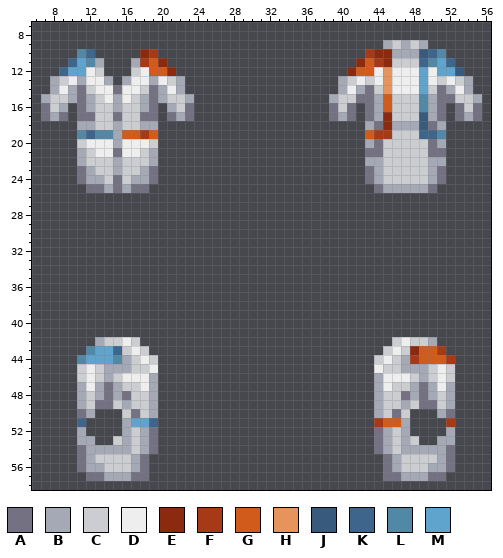
One commit to this pixel-art sprite: Resources/Textures/Clothing/OuterClothing/Coats/labcoat_senior_physician.rsi/equipped-OUTERCLOTHING.png. Above, as it was before the edit.
The file is 64x64 pixels. Shown: x 6..56, y 7..58.
Palette (. is transparent): A #747182  B #a5a9b6  C #cbcdd1  D #eeeeee  E #8c2a0f  F #a63a16  G #d15b1b  H #e6935c  J #385b7d  K #3e658c  L #5088a6  M #5fa4cc
Pixels before (only the part around the change), first column x 6:
 7 ...................................................
 8 ...................................................
 9 .......................................BCBCB.......
10 .....LK.....EF.......................FEEBBBJKL.....
11 ....KMLB...BFGE.....................EGFECCCKLMK....
12 ...KMMDC...CDGGE...................EGGDHDDDMDMMJ...
13 ..BCDBDDB.BDDBDCB.................BCDCDHDDDMDCDCB..
14 ..BDBACDDADDCABDB.................BDBACHDDDMCABDB..
15 .BCCBABCDBDCBABCCB...............BCCAABGCCCLBAACCB.
16 .ACB.ABCCBCCBA.BCA...............ACA.ABGCCCLBA.ACA.
17 .ABA.AACCACCAA.ABA...............ABA.ABECCCJBA.ABA.
18 .....BBCCBCCBB.......................BAEBBBJAB.....
19 .....LKLLBGGFG.......................GFFCCCKKL.....
20 .....CDDDBDDDC.......................BACCCCCAB.....
21 .....BCDDADDCB.......................AACCCCCAA.....
22 .....BCCCBCCCB.......................BBCCCCCBB.....
23 .....ABCCBCCBA.......................ABCCCCCBA.....
24 .....ABBCACBBA.......................ABCCCCCBA.....
25 ......AABABAA.........................ABBBBBA......
26 ...................................................
27 ...................................................
28 ...................................................
29 ...................................................
30 ...................................................
31 ...................................................
32 ...................................................
33 ...................................................
34 ...................................................
35 ...................................................
36 ...................................................
37 ...................................................
38 ...................................................
39 ...................................................
40 ...................................................
41 ...................................................
42 .......BCCDC............................CDCCB......
43 ......LMMKCDC..........................CDCEGGF.....
44 .....LMMMLBCDC........................CDCBFGGGF....
45 .....CDCBBBCCD........................DCCBBBCDC....
46 .....CDCBCDDDB........................BDDDCBCDC....
47 .....BDBABCCDB........................BDCCBABDB....
48 .....BCBABACCB........................BCCABABCB....
49 .....BCAACBCCB........................BCCBCAACB....
50 .....AB...CACB........................BCAC...BA....
51 .....K....BMMK........................FGGB....F....
52 .....B....BCBA........................ABCB....B....
53 .....BB..CBCBA........................ABCBC..BB....
54 .....ABBBBBCBA........................ABCBBBBBA....
55 .....ABCCCCBA..........................ABCCCCBA....
56 .....ABBCCCBA..........................ABCCCBBA....
57 ......AABBBAA..........................AABBBAA.....
Once edited:
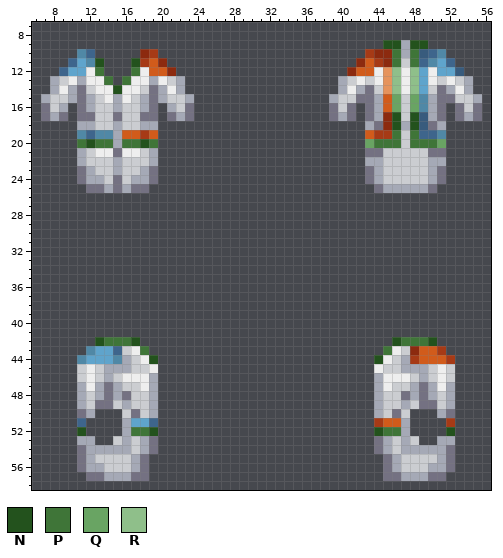
Colours new in this view: N #23521d  P #3f7538  Q #69a463  R #8fbf8a
Diff:
The author changed colour A to colour N in row 14 at x 15; in row 52 at x 19 and 44.
The author changed colour B to colour N in row 9 at x 45 and 49; in row 11 at x 13 and 17; in row 18 at x 46 and 48; in row 42 at x 13 and 50; in row 52 at x 11 and 52.
The author changed colour C to colour N in row 9 at x 46 and 48; in row 17 at x 46 and 48; in row 42 at x 17 and 46; in row 44 at x 19 and 44.
The author changed colour D to colour N in row 20 at x 12 and 18.
The author changed colour A to colour P in row 20 at x 44 and 50.
The author changed colour B to colour P in row 10 at x 46 and 48; in row 13 at x 14 and 16; in row 52 at x 18 and 45.
The author changed colour C to colour P in row 11 at x 46 and 48; in row 12 at x 13 and 17; in row 19 at x 46 and 48; in row 20 at x 11, 19, 45 to 46 and 48 to 49; in row 42 at x 14 to 15 and 48 to 49; in row 43 at x 18 and 45.
The author changed colour C to colour P in row 52 at x 17 and 46.
The author changed colour D to colour P in row 20 at x 13 to 14 and 16 to 17; in row 42 at x 16 and 47.
The author changed colour B to colour Q in row 20 at x 43 and 51.
The author changed colour C to colour Q in rows 15 to 16 at x 46 and 48.
The author changed colour D to colour R in rows 12 to 14 at x 46 and 48.
